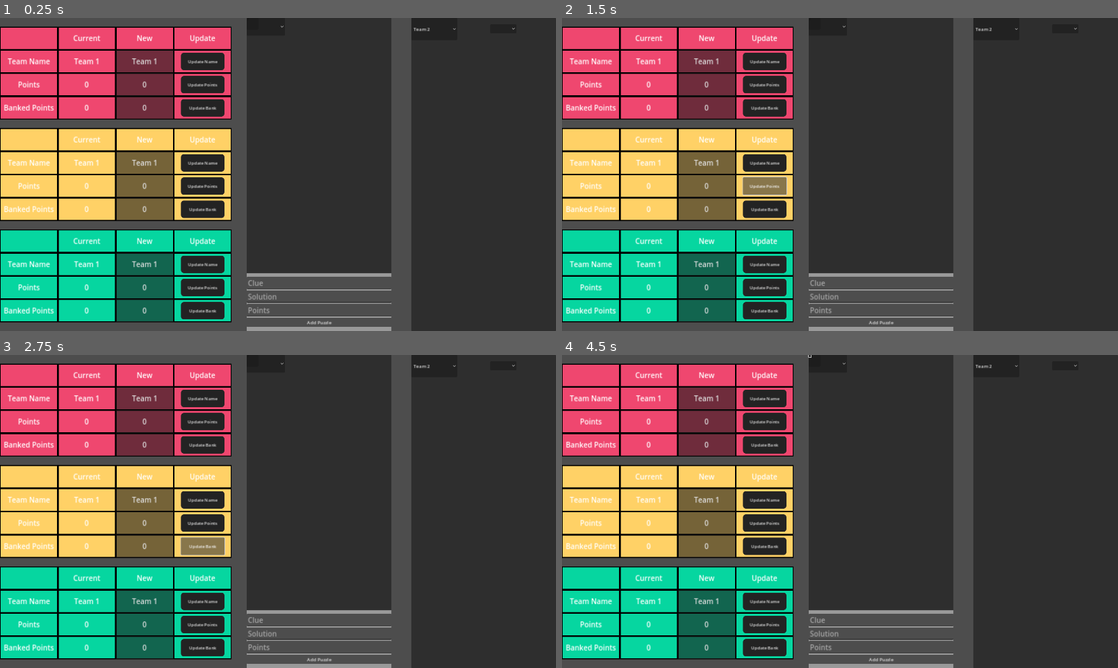
Above: before the commit, frames 1-4 (two rows, left to right).
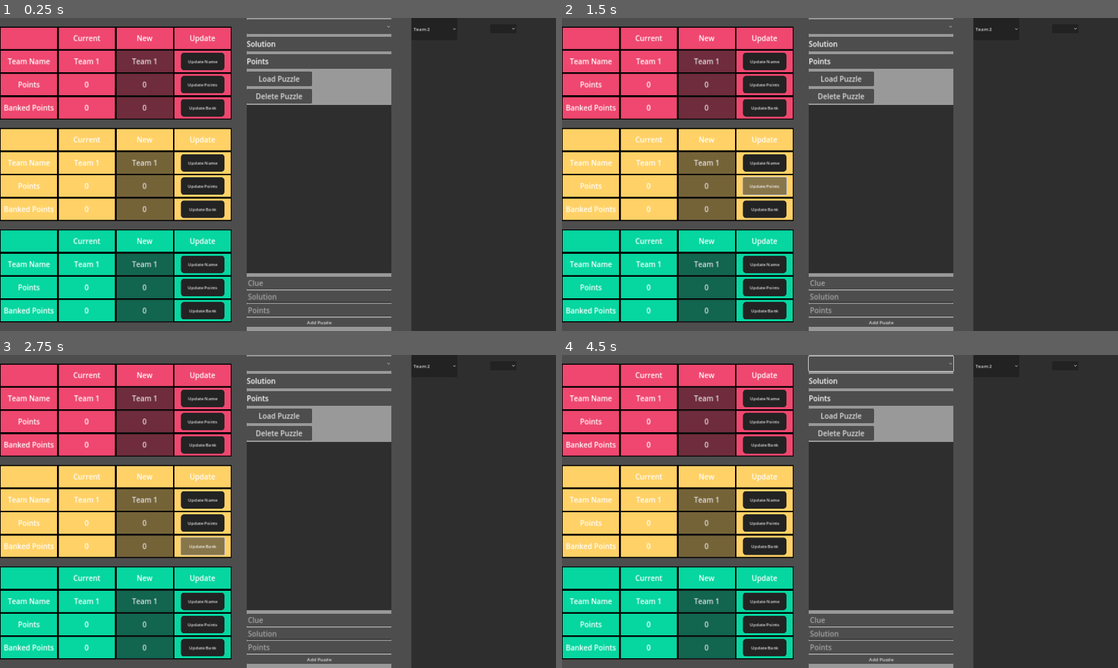
Above: after the commit, the same moments.

Repository: jlwilley/CustomFortuneWheel
Game: Godot game, scene res://scenes/main_display.tscn
The game is run twice, just before and just after one commit, with the same random seed, the same clock (stepped at 60 frames per second) and the same inputs.
Inputs (mouse positions are in pixels of both pictures, inside the frame that each line leads up to; where the layout moved, square brackets give the same spot in the first picture):
- Up to frame 1 (0.25 s): no input
- Up to frame 2 (1.5 s): click "Update Name" at 0.5 s; click "Update Points" at 1.25 s
- Up to frame 3 (2.75 s): click "Update Bank" at 2 s
- Up to frame 4 (4.5 s): click "Team 2" at 2.75 s; click (878, 364) [828, 364] at 3.5 s; click (812, 355) at 4.27 s

The runs differ from the first frame. In frame 1, 7.2% of the frame differs, in the area x 44-71%, y 0-28%; in frame 2, 7.2%; in frame 3, 7.2%; in frame 4, 7.2%.

Commit message:
load save puzzle

Diff:
--- a/scenes/control_panel.tscn
+++ b/scenes/control_panel.tscn
@@ -25,6 +25,8 @@
 
 [sub_resource type="StyleBoxFlat" id="StyleBoxFlat_xh31r"]
 bg_color = Color(0.0235294, 0.839216, 0.627451, 1)
+
+[sub_resource type="StyleBoxFlat" id="StyleBoxFlat_lwtfo"]
 
 [sub_resource type="StyleBoxFlat" id="StyleBoxFlat_je0rh"]
 
@@ -891,7 +893,7 @@
 offset_right = 363.0
 offset_bottom = 53.0
 
-[node name="Panel2" type="Panel" parent="CanvasLayer/Control"]
+[node name="puzzleControls" type="Panel" parent="CanvasLayer/Control"]
 custom_minimum_size = Vector2(500, 1080)
 layout_mode = 1
 anchors_preset = 1
@@ -902,41 +904,71 @@
 offset_bottom = 1080.0
 grow_horizontal = 0
 
-[node name="Panel2" type="Panel" parent="CanvasLayer/Control/Panel2"]
+[node name="managePuzzleBox" type="Panel" parent="CanvasLayer/Control/puzzleControls"]
 layout_mode = 0
-offset_right = 40.0
-offset_bottom = 40.0
-
-[node name="puzzleSelector" type="OptionButton" parent="CanvasLayer/Control/Panel2"]
-layout_mode = 0
-offset_right = 132.0
-offset_bottom = 61.0
-
-[node name="puzzleSolution" type="Label" parent="CanvasLayer/Control/Panel2"]
-layout_mode = 0
-offset_left = 224.0
-offset_top = 18.0
-offset_right = 264.0
-offset_bottom = 41.0
-
-[node name="points" type="Label" parent="CanvasLayer/Control/Panel2"]
-layout_mode = 0
-offset_left = 144.0
-offset_top = 22.0
-offset_right = 184.0
-offset_bottom = 45.0
-
-[node name="Button" type="Button" parent="CanvasLayer/Control/Panel2"]
-layout_mode = 0
-offset_right = 8.0
-offset_bottom = 8.0
-
-[node name="Button2" type="Button" parent="CanvasLayer/Control/Panel2"]
-layout_mode = 0
-offset_right = 8.0
-offset_bottom = 8.0
-
-[node name="Panel" type="Panel" parent="CanvasLayer/Control/Panel2"]
+offset_right = 500.0
+offset_bottom = 300.0
+theme_override_styles/panel = SubResource("StyleBoxFlat_lwtfo")
+
+[node name="VBoxContainer" type="VBoxContainer" parent="CanvasLayer/Control/puzzleControls/managePuzzleBox"]
+custom_minimum_size = Vector2(500, 300)
+layout_mode = 1
+anchors_preset = 5
+anchor_left = 0.5
+anchor_right = 0.5
+offset_left = -250.0
+offset_right = 250.0
+offset_bottom = 300.0
+grow_horizontal = 2
+theme_override_constants/separation = 10
+alignment = 1
+
+[node name="puzzleSelector" type="OptionButton" parent="CanvasLayer/Control/puzzleControls/managePuzzleBox/VBoxContainer"]
+custom_minimum_size = Vector2(0, 50)
+layout_mode = 2
+theme_override_font_sizes/font_size = 25
+
+[node name="solutionPanel" type="Panel" parent="CanvasLayer/Control/puzzleControls/managePuzzleBox/VBoxContainer"]
+custom_minimum_size = Vector2(0, 50)
+layout_mode = 2
+
+[node name="puzzleSolution" type="Label" parent="CanvasLayer/Control/puzzleControls/managePuzzleBox/VBoxContainer/solutionPanel"]
+custom_minimum_size = Vector2(0, 50)
+layout_mode = 1
+offset_right = 500.0
+offset_bottom = 50.0
+theme_override_font_sizes/font_size = 25
+text = "Solution"
+vertical_alignment = 1
+
+[node name="pointsPanel" type="Panel" parent="CanvasLayer/Control/puzzleControls/managePuzzleBox/VBoxContainer"]
+custom_minimum_size = Vector2(0, 50)
+layout_mode = 2
+
+[node name="points" type="Label" parent="CanvasLayer/Control/puzzleControls/managePuzzleBox/VBoxContainer/pointsPanel"]
+custom_minimum_size = Vector2(0, 50)
+layout_mode = 1
+offset_right = 500.0
+offset_bottom = 50.0
+theme_override_font_sizes/font_size = 25
+text = "Points"
+vertical_alignment = 1
+
+[node name="loadPuzzleButton" type="Button" parent="CanvasLayer/Control/puzzleControls/managePuzzleBox/VBoxContainer"]
+custom_minimum_size = Vector2(225, 50)
+layout_mode = 2
+size_flags_horizontal = 0
+theme_override_font_sizes/font_size = 25
+text = "Load Puzzle"
+
+[node name="deletePuzzleButton" type="Button" parent="CanvasLayer/Control/puzzleControls/managePuzzleBox/VBoxContainer"]
+custom_minimum_size = Vector2(225, 50)
+layout_mode = 2
+size_flags_horizontal = 0
+theme_override_font_sizes/font_size = 25
+text = "Delete Puzzle"
+
+[node name="addPuzzleBox" type="Panel" parent="CanvasLayer/Control/puzzleControls"]
 layout_mode = 1
 anchors_preset = 7
 anchor_left = 0.5
@@ -950,31 +982,34 @@
 grow_vertical = 0
 theme_override_styles/panel = SubResource("StyleBoxFlat_je0rh")
 
-[node name="VBoxContainer" type="VBoxContainer" parent="CanvasLayer/Control/Panel2/Panel"]
+[node name="VBoxContainer" type="VBoxContainer" parent="CanvasLayer/Control/puzzleControls/addPuzzleBox"]
 custom_minimum_size = Vector2(500, 200)
 layout_mode = 0
 offset_right = 40.0
 offset_bottom = 40.0
 alignment = 1
 
-[node name="clueEdit" type="LineEdit" parent="CanvasLayer/Control/Panel2/Panel/VBoxContainer"]
+[node name="clueEdit" type="LineEdit" parent="CanvasLayer/Control/puzzleControls/addPuzzleBox/VBoxContainer"]
 layout_mode = 2
 theme_override_font_sizes/font_size = 25
 placeholder_text = "Clue"
 
-[node name="solutionEdit" type="LineEdit" parent="CanvasLayer/Control/Panel2/Panel/VBoxContainer"]
+[node name="solutionEdit" type="LineEdit" parent="CanvasLayer/Control/puzzleControls/addPuzzleBox/VBoxContainer"]
 layout_mode = 2
 theme_override_font_sizes/font_size = 25
 placeholder_text = "Solution"
 
-[node name="pointsEdit" type="LineEdit" parent="CanvasLayer/Control/Panel2/Panel/VBoxContainer"]
+[node name="pointsEdit" type="LineEdit" parent="CanvasLayer/Control/puzzleControls/addPuzzleBox/VBoxContainer"]
 layout_mode = 2
 theme_override_font_sizes/font_size = 25
 placeholder_text = "Points"
 
-[node name="addPuzzleButton" type="Button" parent="CanvasLayer/Control/Panel2/Panel/VBoxContainer"]
+[node name="addPuzzleButton" type="Button" parent="CanvasLayer/Control/puzzleControls/addPuzzleBox/VBoxContainer"]
 layout_mode = 2
 text = "Add Puzzle"
 
 [connection signal="pressed" from="CanvasLayer/Control/VBoxContainer/team1Panel/GridContainer/gridEntry7/team1UpdateName" to="." method="_on_team_1_update_name_pressed"]
-[connection signal="pressed" from="CanvasLayer/Control/Panel2/Panel/VBoxContainer/addPuzzleButton" to="." method="_on_add_puzzle_button_pressed"]
+[connection signal="item_selected" from="CanvasLayer/Control/puzzleControls/managePuzzleBox/VBoxContainer/puzzleSelector" to="." method="_on_puzzle_selector_item_selected"]
+[connection signal="pressed" from="CanvasLayer/Control/puzzleControls/managePuzzleBox/VBoxContainer/loadPuzzleButton" to="." method="_on_load_puzzle_button_pressed"]
+[connection signal="pressed" from="CanvasLayer/Control/puzzleControls/managePuzzleBox/VBoxContainer/deletePuzzleButton" to="." method="_on_delete_puzzle_button_pressed"]
+[connection signal="pressed" from="CanvasLayer/Control/puzzleControls/addPuzzleBox/VBoxContainer/addPuzzleButton" to="." method="_on_add_puzzle_button_pressed"]
--- a/scenes/main_display.tscn
+++ b/scenes/main_display.tscn
@@ -1723,5 +1723,8 @@
 size = Vector2i(1920, 1080)
 current_screen = 0
 visible = false
+content_scale_size = Vector2i(1920, 1080)
+content_scale_mode = 1
+content_scale_aspect = 4
 
 [connection signal="close_requested" from="Window" to="." method="_on_window_close_requested"]
--- a/scripts/Puzzleboard.gd
+++ b/scripts/Puzzleboard.gd
@@ -64,11 +64,11 @@
 				await get_tree().create_timer(.125).timeout
 	print("revealing")
 
-func reveal(char):
+func reveal(character):
 	var charCount = 0
 	for row in board:
 		for col in row:
-			if col.revealed == false && col.value != null && col.value == char.capitalize():
+			if col.revealed == false && col.value != null && col.value == character.capitalize():
 				col.display.add_theme_stylebox_override("panel", correctBoxTheme)
 				ding_player.play()
 				await get_tree().create_timer(.4).timeout
@@ -83,7 +83,6 @@
 
 func formatStringToBoard(inputString):
 	var words = inputString.split(" ")
-	var current_word_index = 0
 	var min_row = min_display_rows(words)
 
 	print("Displaying on " + str(min_row) +  " rows.")
@@ -171,18 +170,18 @@
 		return 5
 	elif(total_length <= 14):
 		return 1
-	elif(total_length <= 29 && checkOverflow(words, total_length, 2)):
+	elif(total_length <= 29 && checkOverflow(words, 2)):
 		return 2
 	elif(total_length <= 51 && largest_word_length > 12):
 		return 5
-	elif(total_length <= 38 && checkOverflow(words, total_length, 3)):
+	elif(total_length <= 38 && checkOverflow(words, 3)):
 		return 3
-	elif(total_length <= 51 && checkOverflow(words, total_length, 4)):
+	elif(total_length <= 51 && checkOverflow(words, 4)):
 		return 4
 	else:
 		return 5
 
-func checkOverflow(words, total_length, num_lines):
+func checkOverflow(words, num_lines):
 	var max_line_length
 	if(num_lines == 2):
 		max_line_length = 14
--- a/scripts/control_panel.gd
+++ b/scripts/control_panel.gd
@@ -5,7 +5,7 @@
 var currentReward
 # Filepath for saving
 var save_path = "user://puzzles.json"
-@onready var puzzleSelector = get_node("CanvasLayer/Control/Panel2/puzzleSelector")
+@onready var puzzleSelector = get_node("CanvasLayer/Control/puzzleControls/managePuzzleBox/VBoxContainer/puzzleSelector")
 
 class puzzle:
 	var clue
@@ -119,7 +119,7 @@
 	save_puzzles()
 
 func delete_puzzle(idx):
-	puzzles.remove(idx)
+	puzzles.remove_at(idx)
 	refreshPuzzles()
 	save_puzzles()
 
@@ -129,7 +129,21 @@
 	currentReward = p.reward
 
 func _on_add_puzzle_button_pressed():
-	var clue = get_node("CanvasLayer/Control/Panel2/Panel/VBoxContainer/clueEdit").text
-	var solution = get_node("CanvasLayer/Control/Panel2/Panel/VBoxContainer/solutionEdit").text
-	var points = get_node("CanvasLayer/Control/Panel2/Panel/VBoxContainer/pointsEdit").text
+	var clue = get_node("CanvasLayer/Control/puzzleControls/addPuzzleBox/VBoxContainer/clueEdit").text
+	var solution = get_node("CanvasLayer/Control/puzzleControls/addPuzzleBox/VBoxContainer/solutionEdit").text
+	var points = get_node("CanvasLayer/Control/puzzleControls/addPuzzleBox/VBoxContainer/pointsEdit").text
 	add_puzzle(clue, solution, points)
+
+
+func _on_delete_puzzle_button_pressed():
+	delete_puzzle(puzzleSelector.get_selected_id())
+
+
+func _on_load_puzzle_button_pressed():
+	load_puzzle(puzzleSelector.get_selected_id())
+
+
+func _on_puzzle_selector_item_selected(index):
+	var currentIdx = puzzleSelector.get_selected_id()
+	get_node("CanvasLayer/Control/puzzleControls/managePuzzleBox/VBoxContainer/solutionPanel/puzzleSolution").text = puzzles[currentIdx].solution
+	get_node("CanvasLayer/Control/puzzleControls/managePuzzleBox/VBoxContainer/pointsPanel/points").text = "$ " + str(puzzles[currentIdx].reward)
--- a/scripts/main_display.gd
+++ b/scripts/main_display.gd
@@ -23,14 +23,10 @@
 	controlPanel.setup(self)
 	control_window.add_child(controlPanel)
 	control_window.visible = true
-	var original_font = control_window.get_theme_font("font","")
-	var font_instance = original_font.duplicate()
-	control_window.add_theme_font_override("font", font_instance)
 	puzzleBoard = get_node("CanvasLayer/BoardControl/Puzzleboard")
 	consonants = get_node("CanvasLayer/BoardControl/Consonants")
 	vowels = get_node("CanvasLayer/BoardControl/Vowel Panel")
 	scorePanel = get_node("CanvasLayer/BoardControl/ScorePanel")
-	setup("test", "test puzzle")
 
 func _input(event):
 	if Input.is_action_just_pressed("toggle_fullscreen"):
Not shown: 1 places in scenes/control_panel.tscn that only renumber resources
